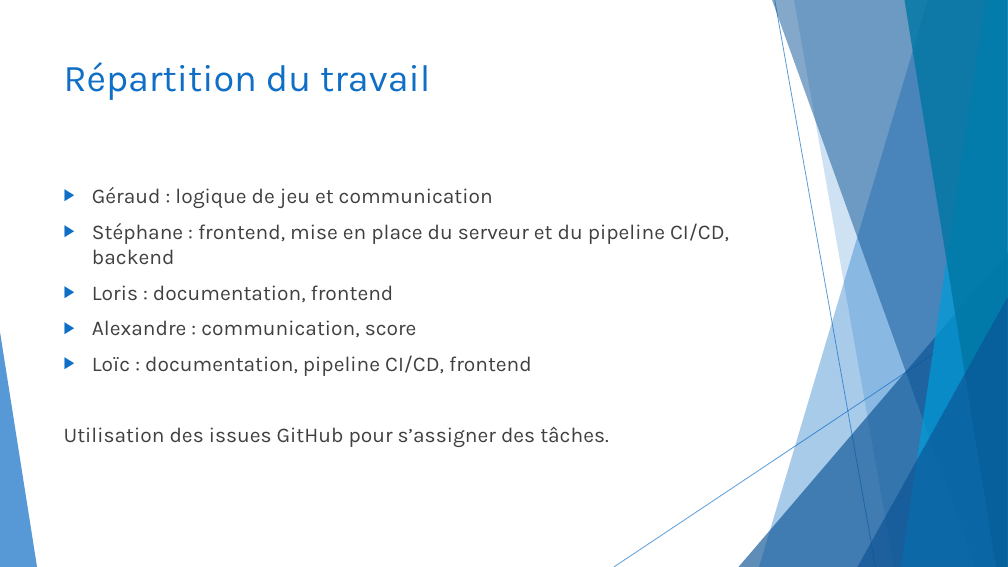
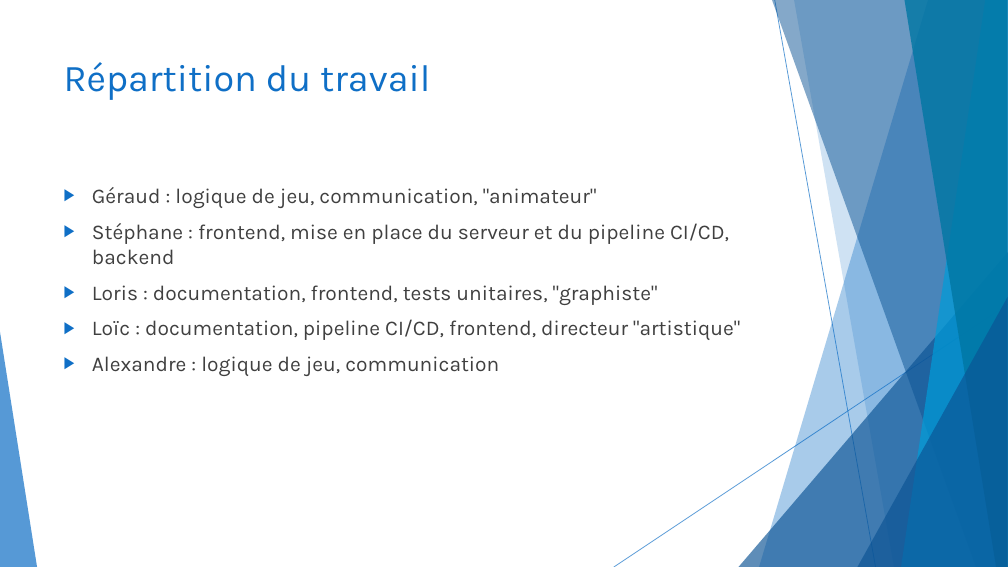
Before and after one commit to CeKonVeu/KingSkullClassicOnline, a slide deck: slide 7 of doc/King Skull Classic Online.pptx. Drawn at 1008x567 pixels with LibreOffice and Linux fonts; fonts in the diff are those of the drawing. Boxes give left, top, right and bottom in pixels: in the first picture for what was removed or moved away, otherwise in the second. Text is boxed around its words. In the diff, an @@ line names an element or a change of style, - is before the commit and + after.

```diff
--- a/doc/King Skull Classic Online.pptx
+++ b/doc/King Skull Classic Online.pptx
@@ text at [92,187,597,208]: text changed @@
-▶ Géraud : logique de jeu et communication
+▶ Géraud : logique de jeu, communication, "animateur"
@@ text at [92,285,740,376]: text changed @@
-▶ Loris : documentation, frontend
-▶ Alexandre : communication, score
-▶ Loïc : documentation, pipeline CI/CD, frontend
-Utilisation des issues GitHub pour s’assigner des tâches.
+▶ Loris : documentation, frontend, tests unitaires, "graphiste"
+▶ Loïc : documentation, pipeline CI/CD, frontend, directeur "artistique"
+▶ Alexandre : logique de jeu, communication
```
Also in this commit, not shown: 8 other slides changed, 2 slides added, 1 slide removed.
